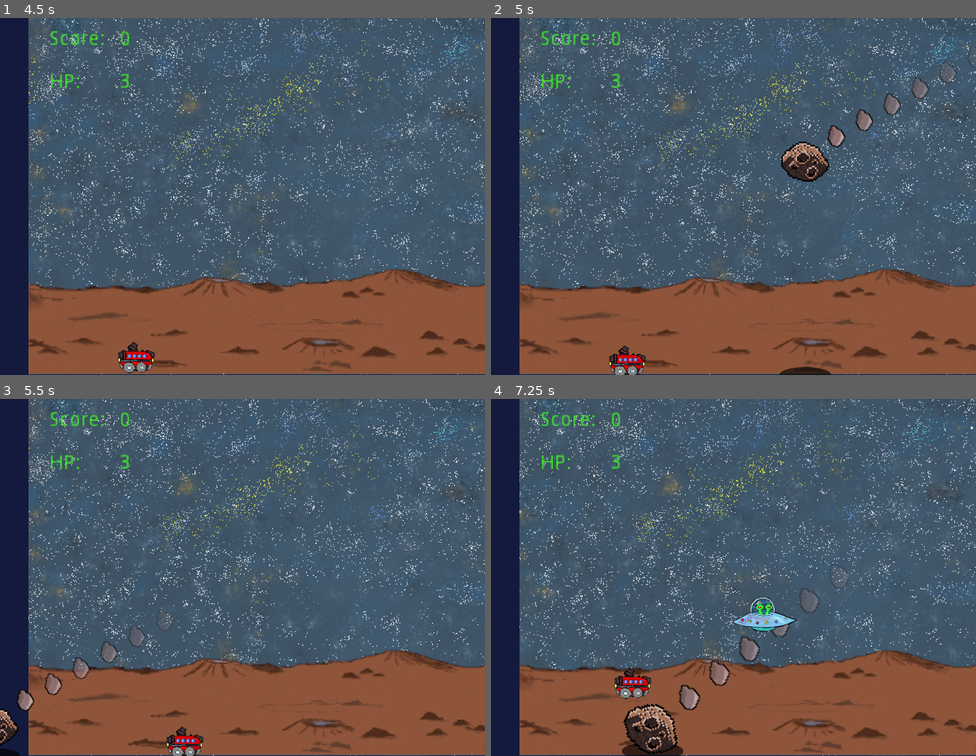
Above: before the commit, frames 1-4 (two rows, left to right).
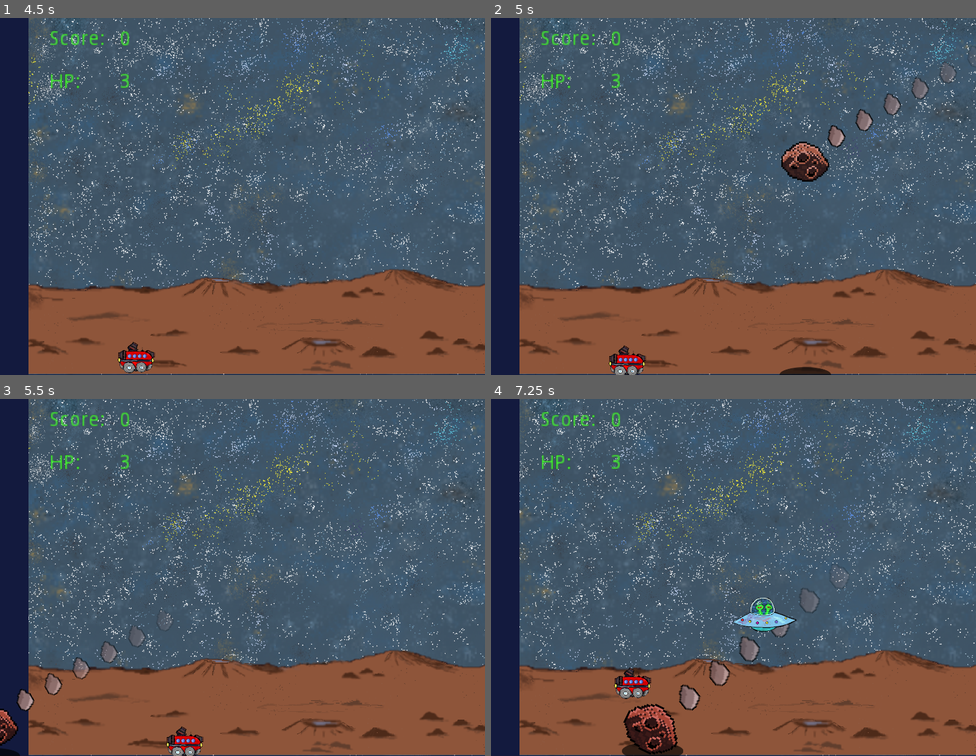
Above: after the commit, the same moments.

Repository: 13hnguyen/EchoWorld
Game: Godot game, scene res://Menus/MainMenu.tscn
The game is run twice, just before and just after one commit, with the same random seed, the same clock (stepped at 60 frames per second) and the same inputs.
Inputs (mouse positions are in pixels of both pictures, inside the frame that each line leads up to):
- Up to frame 1 (4.5 s): click "NEW GAME" at 0.5 s; click (257, 150) at 1.27 s; type "Alex" at 1.35 s; click "NEW GAME" at 2 s; click "OK" at 2.75 s; hold D (move_right) 3.53-4.28 s; hold S (move_down) from 4.28 s (still down)
- Up to frame 2 (5 s): keep holding S (move_down)
- Up to frame 3 (5.5 s): release S (move_down) at 5.03 s; hold D (move_right) from 5.03 s (still down)
- Up to frame 4 (7.25 s): release D (move_right) at 5.78 s; hold W (move_up) 5.78-6.53 s; hold Left (move_left) from 6.53 s (still down)

Frame 1 is identical in both runs. In frame 2, less than 0.1% of the frame differs, in the area x 60-69%, y 35-43%; in frame 3, less than 0.1%; in frame 4, 0.4%, in the area x 28-39%, y 85-99%.

Commit message:
Asteroids turn red as they hit the ground

Diff:
--- a/Final_Project/Asteroid/Asteroid.gd
+++ b/Final_Project/Asteroid/Asteroid.gd
@@ -32,6 +32,8 @@
   # Since the shadow moves by relative location, only need to shorten the y
   $Shadow.position.y -= TravelVector.y * delta
 
+  $Anchor/Sprite.set_modulate(lerp($Anchor/Sprite.get_modulate(), Color(1,0,0,1), 0.008))
+
 func _on_ShadowDetector_body_entered( body : Node ) -> void :
 
   # Only shadows should interact with
